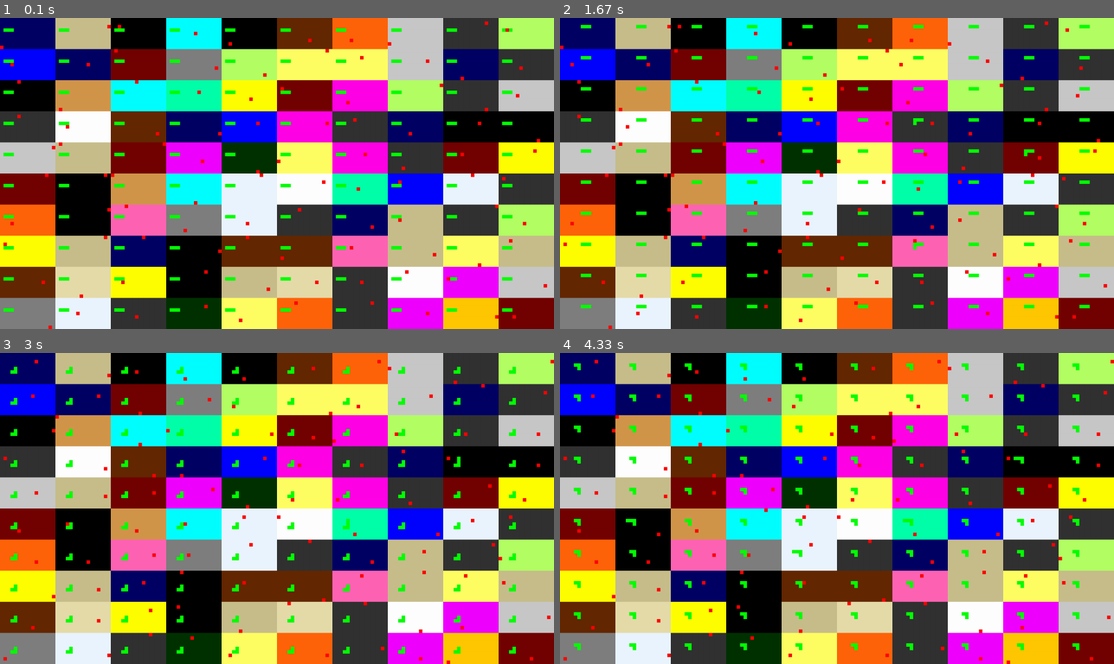
Above: before the commit, frames 1-4 (two rows, left to right).
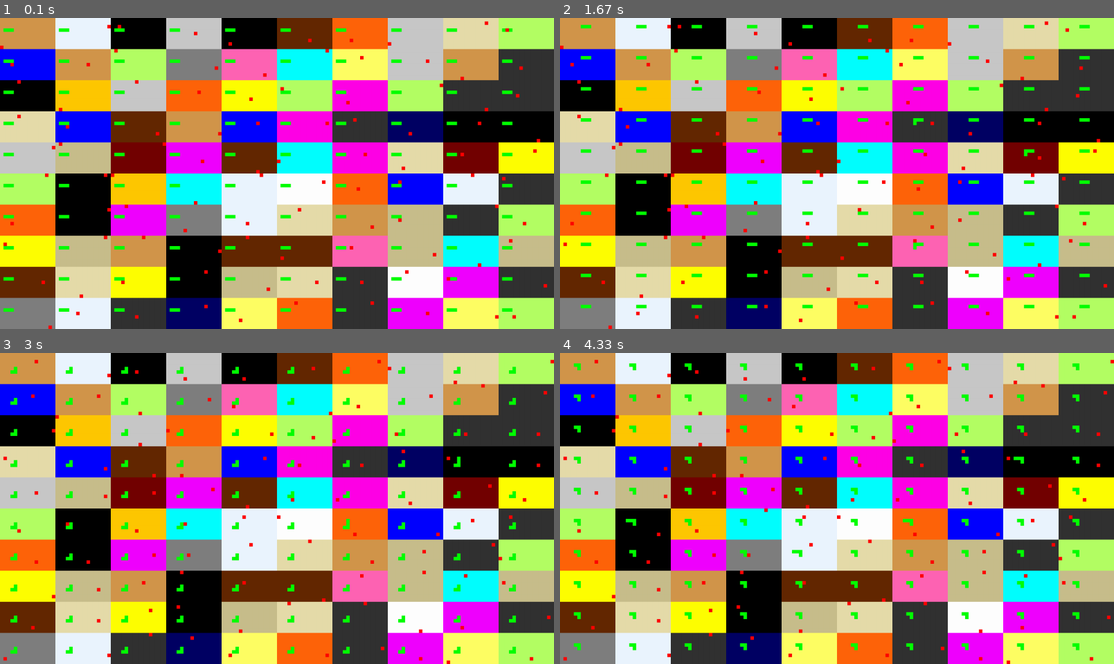
Above: after the commit, the same moments.

Repository: phptuts/pygame-100-snake-games
Game: pygame game, started from game.py
Same seed, same stepped clock (60 frames per second), same inputs: the game is played once before the commit and once after it.
Inputs:
- Up to frame 1 (0.1 s): no input
- Up to frame 2 (1.67 s): hold Right 0.33-0.8 s; hold Up 0.83-1.3 s; hold Right from 1.33 s (still down)
- Up to frame 3 (3 s): release Right at 1.8 s; hold Left 1.83-2.37 s; hold Down 2.4-2.7 s; hold Left from 2.73 s (still down)
- Up to frame 4 (4.33 s): release Left at 3.13 s; hold Up 3.17-3.53 s; hold Right 3.57-4.2 s; hold Down from 4.23 s (still down)

The runs differ from the first frame. In frame 1, 32% of the frame differs, in the area x 0-100%, y 0-100%; in frame 2, 32%; in frame 3, 31%; in frame 4, 32%.

Commit message:
took out all the green colors

Diff:
--- a/game.py
+++ b/game.py
@@ -24,7 +24,6 @@
 
 orange = (255,100,10)
 yellow = (255,255,0)
-blue_green = (0,255,170)
 marroon = (115,0,0)
 lime = (180,255,100)
 pink = (255,100,180)
@@ -32,7 +31,6 @@
 gray = (127,127,127)
 magenta = (255,0,230)
 brown = (100,40,0)
-forest_green = (0,50,0)
 navy_blue = (0,0,100)
 rust = (210,150,75)
 dandilion_yellow = (255,200,0)
@@ -43,7 +41,7 @@
 tan = (230,220,170)
 coffee_brown =(200,190,140)
 moon_glow = (235, 245, 255)
-BG_COLORS = [BLACK, BLUE, WHITE, blue_green, orange, yellow, marroon, lime, pink, purple, gray, magenta, brown, forest_green, navy_blue, rust, dandilion_yellow, highlighter, sky_blue, light_gray, dark_gray, tan, coffee_brown, moon_glow]
+BG_COLORS = [BLACK, BLUE, WHITE, orange, yellow, marroon, lime, pink, purple, gray, magenta, brown, navy_blue, rust, dandilion_yellow, highlighter, sky_blue, light_gray, dark_gray, tan, coffee_brown, moon_glow]
 
 
 class Food(pygame.sprite.Sprite):
